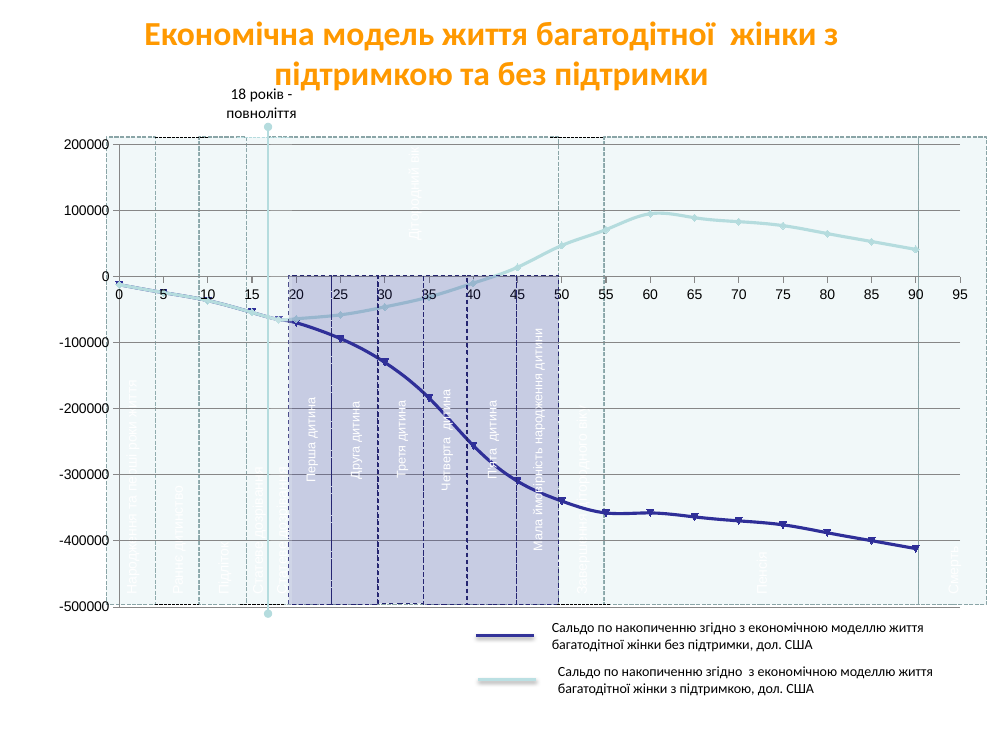
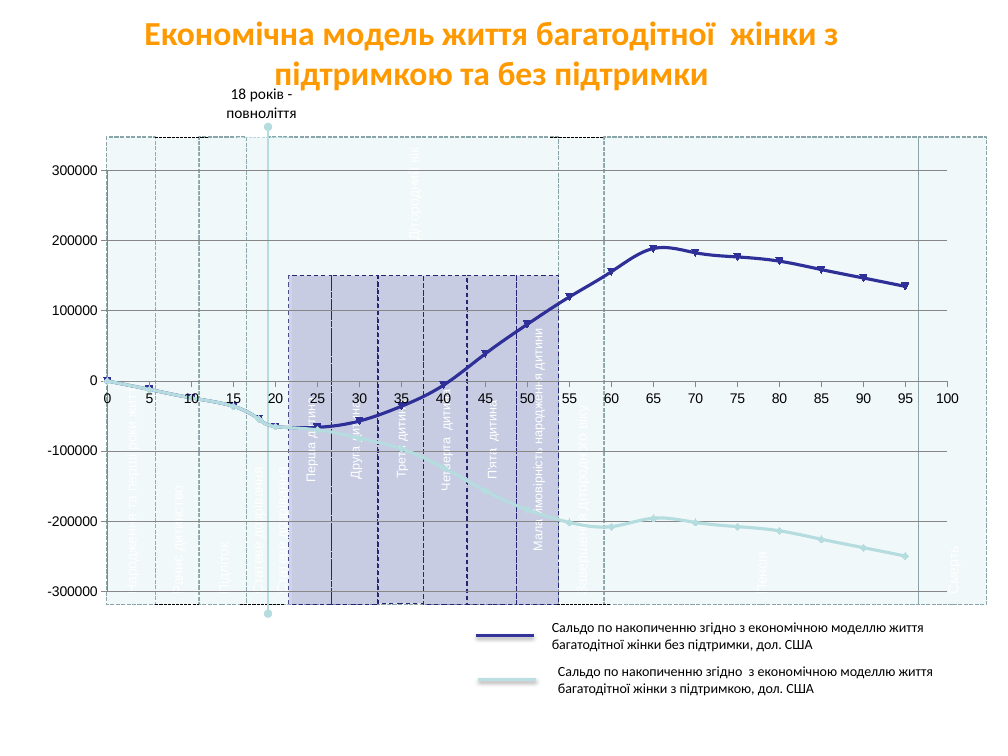
Before and after one commit to lukas1326/UkrViewPresentation, a slide deck: slide 11 of Видение президента_v2.pptx. Drawn at 1008x756 pixels with LibreOffice and Linux fonts; fonts in the diff are those of the drawing; background and template pictures are left out. Boxes give left, top, right and bottom in pixels: in the first picture for what was removed or moved away, otherwise in the second. Text is boxed around its words. In the diff, an @@ line names an element or a change of style, - is before the commit and + after.

```diff
--- a/Видение президента_v2.pptx
+++ b/Видение президента_v2.pptx
@@ scatter smooth chart at box(0, 136, 987, 605) @@
-Series 1: (0, -10000), (5, -20000), (10, -40000), (15, -50000), (18, -60000), (20, -60000), (25, -60000), (30, -50000), (35, -30000), (40, -10000), (45, 10000), (50, 50000), (55, 70000), (60, 100000), (65, 90000), (70, 80000), (75, 80000), (80, 70000), (85, 50000), (90, 40000)
+Series 1: (0, 0), (5, -10000), (10, -20000), (15, -40000), (18, -50000), (20, -60000), (25, -70000), (30, -80000), (35, -100000), (40, -120000), (45, -160000), (50, -180000), (55, -200000), (60, -210000), (65, -200000), (70, -200000), (75, -210000), (80, -210000), (85, -230000), (90, -240000), (95, -250000)
-Series 2: (0, -10000), (5, -20000), (10, -40000), (15, -50000), (18, -60000), (20, -70000), (25, -90000), (30, -130000), (35, -180000), (40, -260000), (45, -310000), (50, -340000), (55, -360000), (60, -360000), (65, -360000), (70, -370000), (75, -380000), (80, -390000), (85, -400000), (90, -410000)
+Series 2: (0, 0), (5, -10000), (10, -20000), (15, -40000), (18, -50000), (20, -60000), (25, -70000), (30, -60000), (35, -40000), (40, -10000), (45, 40000), (50, 80000), (55, 120000), (60, 160000), (65, 190000), (70, 180000), (75, 180000), (80, 170000), (85, 160000), (90, 150000), (95, 140000)
@@ plot area changed @@
@@ scatter smooth chart: place and size @@
-scatter smooth chart at box(40, 127, 987, 625)
+scatter smooth chart at box(0, 136, 987, 605)
```
Also in this commit, not shown: 7 other slides changed, 1 other file.
